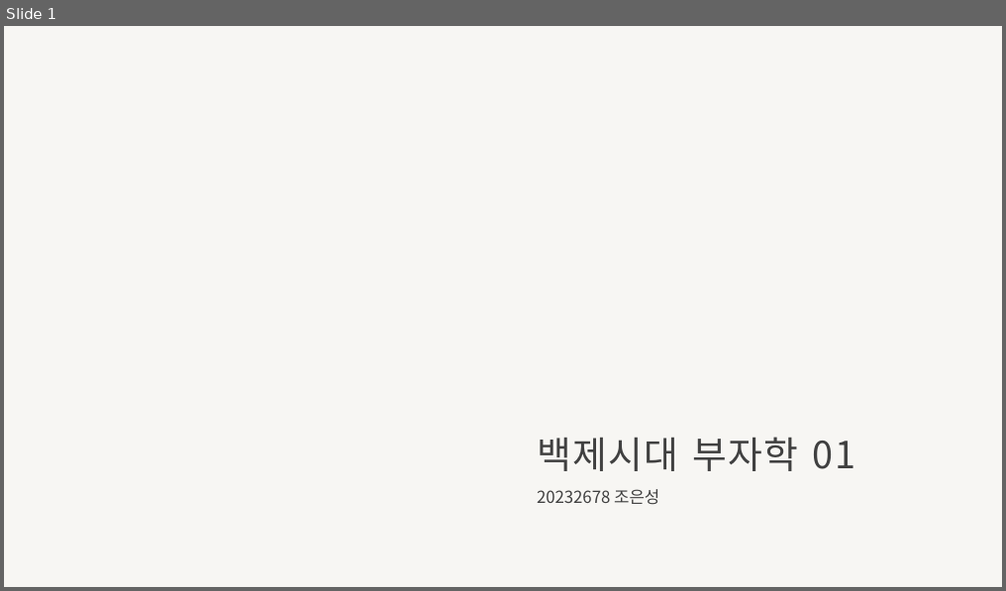
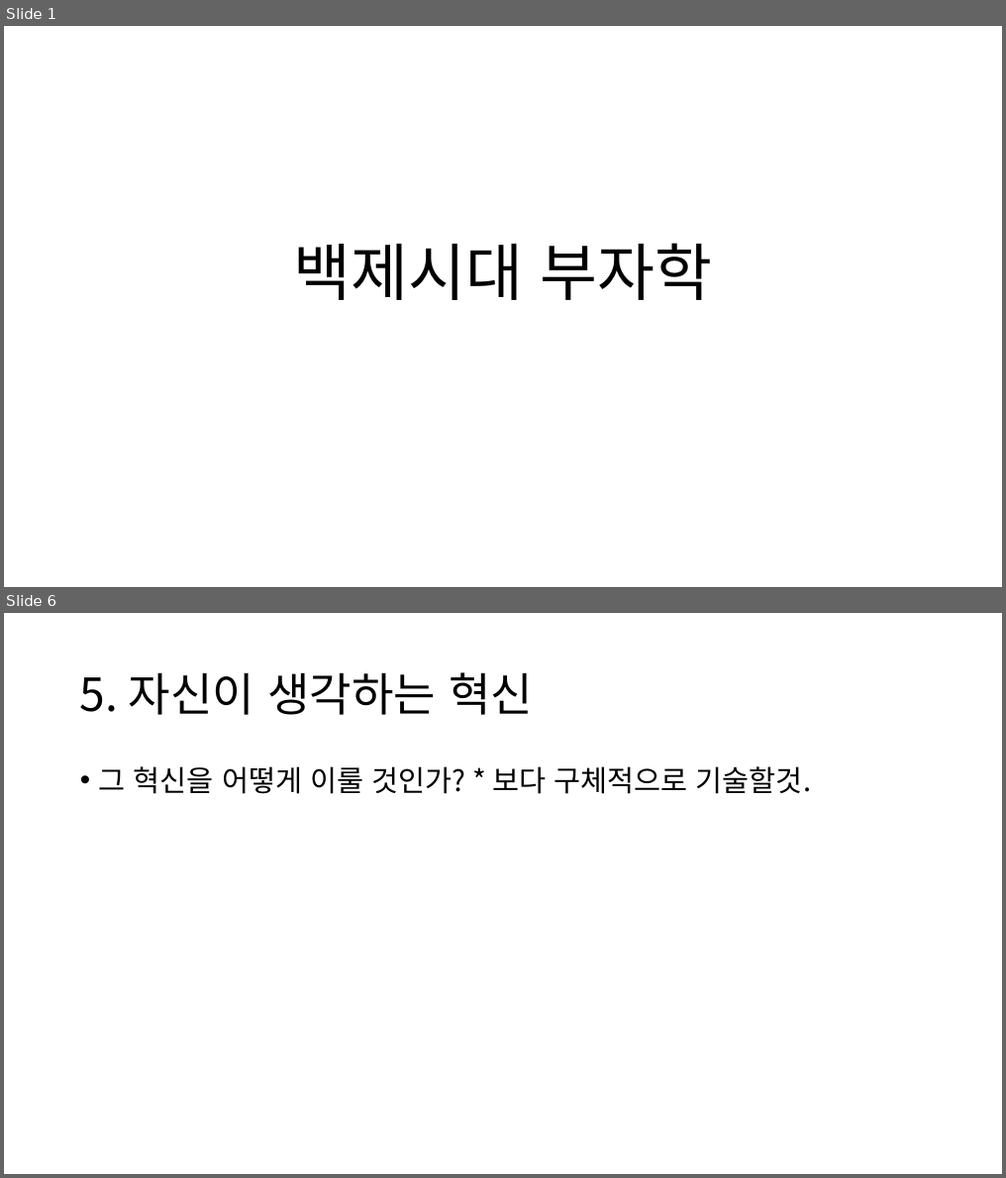
Before and after one commit to EunSeong-Jo/DMU, a slide deck: 1-freshman/2st-semester/백세시대부자학/백제시대부자학-조은성.pptx. Shown one above the other, each under a label of ours: slide 1 before the commit, slides 1 and 6 after it; the slides between them are not shown. The pictures are 1006x591 and 1006x1178 pixels, drawn with LibreOffice and Linux fonts; fonts in the diff are those of the drawing; background and template pictures are left out. Boxes give left, top, right and bottom in pixels: in the first picture for what was removed or moved away, otherwise in the second. Text is boxed around its words. In the diff, an @@ line names an element or a change of style, - is before the commit and + after.

```diff
--- a/1-freshman/2st-semester/백세시대부자학/백제시대부자학-조은성.pptx
+++ b/1-freshman/2st-semester/백세시대부자학/백제시대부자학-조은성.pptx
@@ slide 6 added at [4,613,1002,1174], background #FFFFFF @@
@@ title added at [80,672,533,715], 44 pt, text #000000 @@
+5. 자신이 생각하는 혁신
@@ text added at [99,766,811,794], 28 pt, text #000000 @@
+• 그 혁신을 어떻게 이룰 것인가? * 보다 구체적으로 기술할것.
@@ slide 1 changed as well @@
@@ background #F7F6F3 to #FFFFFF @@
@@ title at [293,243,713,300]: text changed; size 36 to 60 pt; text colour #404040 to #000000 @@
-백제시대 부자학 01
+백제시대 부자학
@@ subtitle removed at [537,489,659,505] @@
-20232678 조은성
```
Also in this commit, not shown: 5 other slides added, 21 slides removed, 8 other files.
